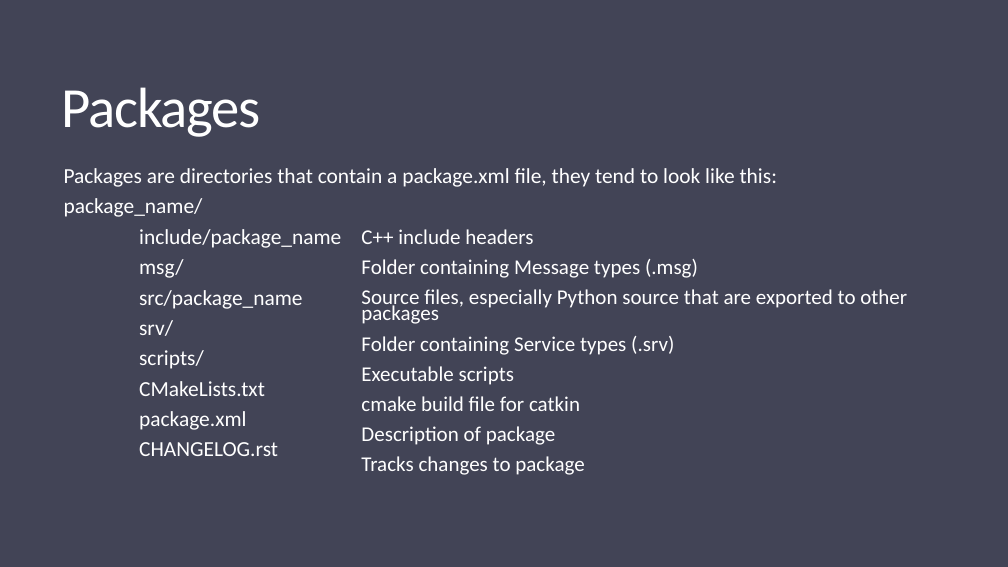
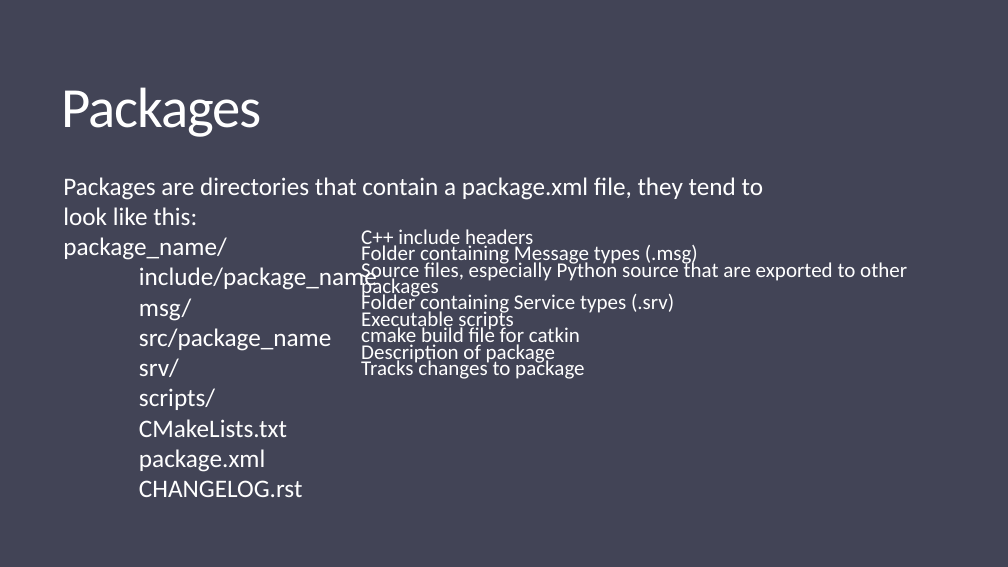
Before and after one commit to ObjExtract/ROS-Spring2019, a slide deck: slide 14 of week5/ROS Course Week 5.pptx. Drawn at 1008x567 pixels with LibreOffice and Linux fonts; fonts in the diff are those of the drawing. Boxes give left, top, right and bottom in pixels: in the first picture for what was removed or moved away, otherwise in the second. Text is boxed around its words. In the diff, an @@ line names an element or a change of style, - is before the commit and + after.

```diff
--- a/week5/ROS Course Week 5.pptx
+++ b/week5/ROS Course Week 5.pptx
@@ text "Packages" at (62, 87, 262, 137): letter spacing -1.2 to -1.1 pt @@
@@ text "Packages are directories that contain ..." at (63, 177, 763, 472): size 20.4 to 24 pt; line spacing 0.65 to 1; less space between paragraphs @@
@@ text "C++ include headers" at (361, 229, 907, 379): less space between paragraphs @@
```
Also in this commit, not shown: 23 other slides changed, 2 slides added, 7 other files.
